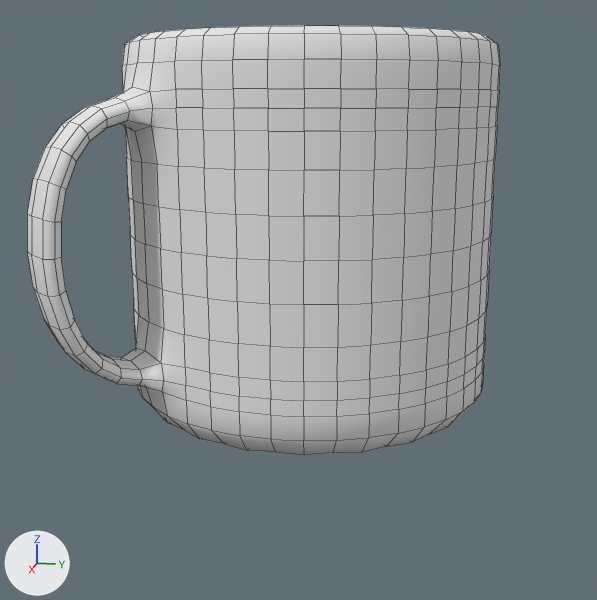
Renders of the OBJ model models/cup.obj from each side of a commit.
Camera for both pictures: a camera (50 mm lens) standing at (9.32, 1.73, 3.53) and looking at (0.29, -0.08, 1.28). Lighting does not change. The marker at lower left points along +X, +Y and +Z. Mesh edges are drawn as thin lines. Where no turn or scale is listed for an object, it has been applied to the vertices.

Before the edit, the objects in view are built like this:
```python
me_cup = bpy.data.meshes.new('cup')
me_cup.from_pydata(...)  # 1264 vertices, 1264 faces; spans x -2.04..2.41, y -2.41..2.04, z 0.01..4.14
me_cup.materials.append(mat_initialshadinggroup)  # white #e7e7e7
ob_cup = bpy.data.objects.new('cup', me_cup)
ob_cup.location = (0.0, 0.0, 0.0)
```
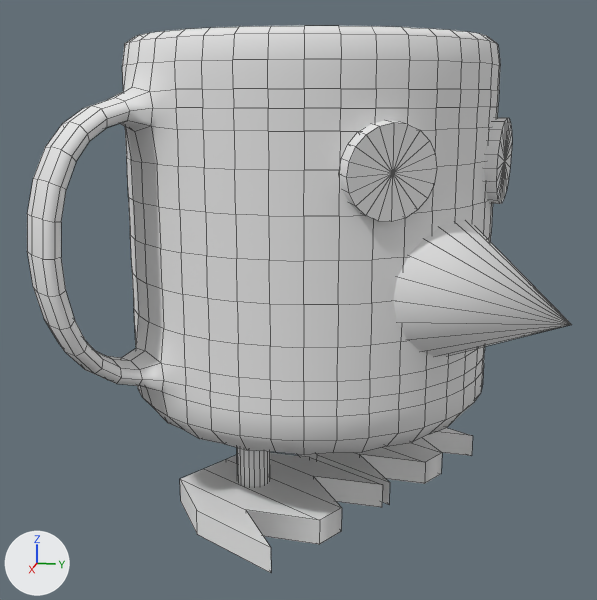
Commit message: replace cup

Pixel boxes [x1, y1, x2, y2] of what changed, in the pictures (597 x 600 px):
'cup', reshaped (15% wider, 27% taller): before [27, 26, 500, 455]; after [27, 26, 572, 573]
part 1 of me_cup, added: after [237, 448, 270, 486]
part 2 of me_cup, added: after [485, 118, 512, 204]
part 3 of me_cup, added: after [339, 120, 437, 222]
part 4 of me_cup, added: after [180, 453, 383, 573]
part 5 of me_cup, added: after [298, 428, 473, 505]
part 6 of me_cup, added: after [393, 221, 572, 356]

The change in detail:
me_cup is used by ob_cup; location (0.0, 0.0, 0.0).
me_cup had 1264 vertices, 1264 faces and spanned x -2.04..2.41, y -2.41..2.04, z 0.01..4.14.
me_cup now has 1501 vertices, 1569 faces and spans x -2.04..2.41, y -2.41..2.69, z -1.05..4.14.
me_cup part 1: a new loose piece, a 20-sided cylinder along z spanning x 0.59..0.97, y -0.69..-0.32, z -0.92..0.37, in mat_initialshadinggroup (white #e7e7e7).
me_cup part 2: a new loose piece of 42 vertices spanning x -0.2..0.71, y 1.86..2.21, z 2.43..3.33, in mat_initialshadinggroup (white #e7e7e7).
me_cup part 3: a new loose piece of 42 vertices spanning x 1.46..2.08, y 0.62..1.47, z 2.43..3.33, in mat_initialshadinggroup (white #e7e7e7).
me_cup part 4: a new loose piece of 24 vertices spanning x 0.01..2.2, y -1.34..0.97, z -1.04..-0.76, in mat_initialshadinggroup (white #e7e7e7).
me_cup part 5: a new loose piece of 24 vertices spanning x -1.65..0.54, y -0.33..1.98, z -1.05..-0.76, in mat_initialshadinggroup (white #e7e7e7).
me_cup part 6: a new loose piece of 21 vertices spanning x 0.44..2.05, y 0.97..2.69, z 0.89..2.47, in mat_initialshadinggroup (white #e7e7e7).
